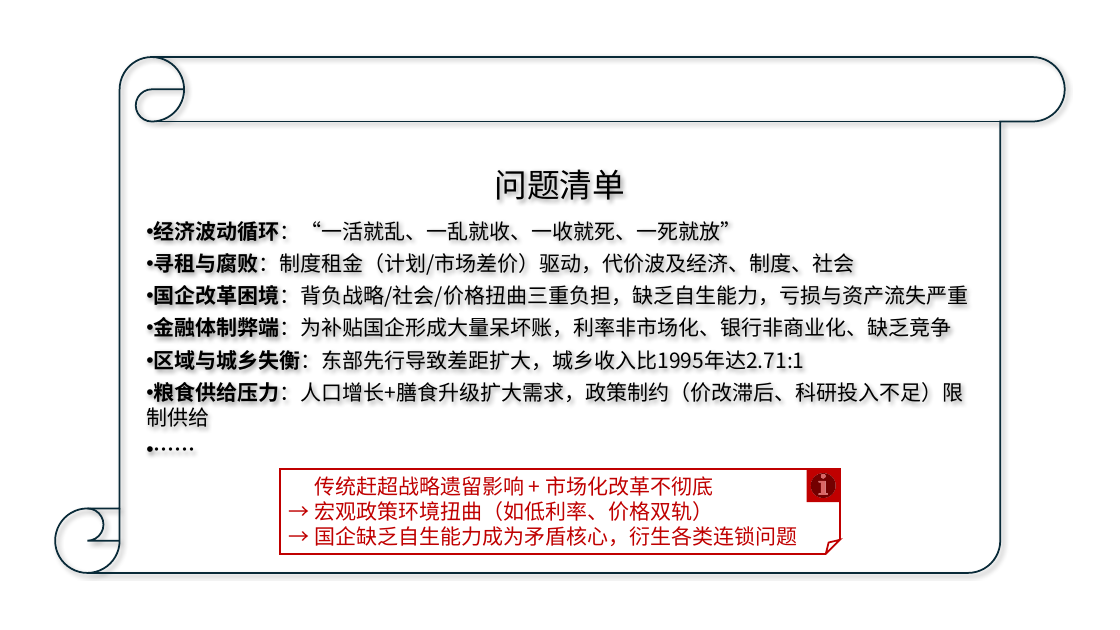
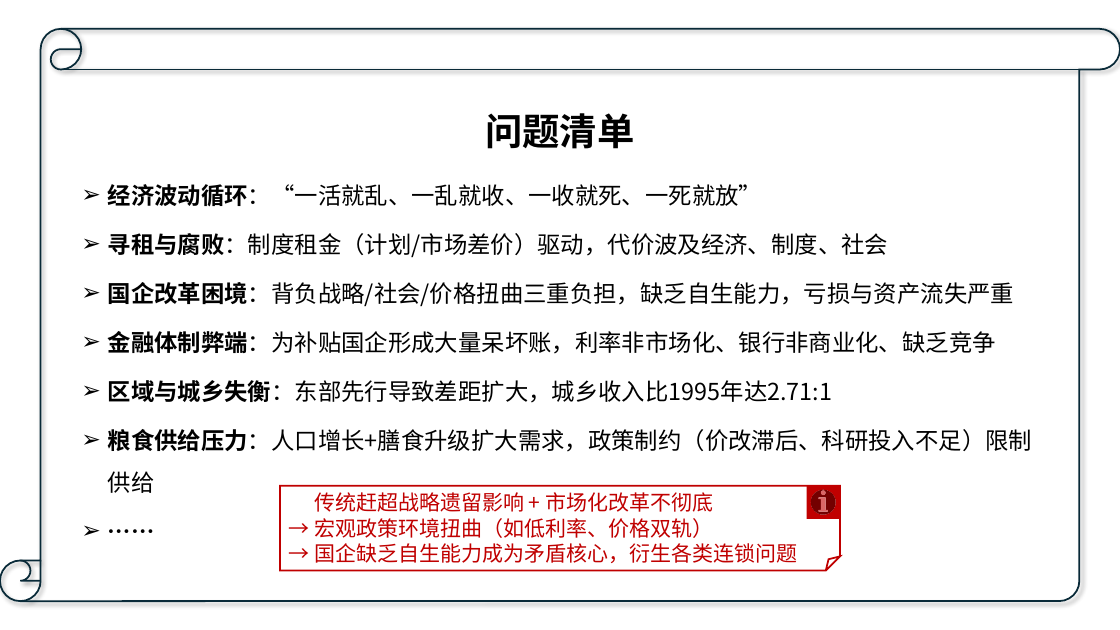
Before and after one commit to What410802/Maogai_final, a slide deck: slide 1 of Maogai_final.d/PowerPoint/问题清单.pptx. Drawn at 1120x630 pixels with LibreOffice and Linux fonts; fonts in the diff are those of the drawing. Boxes give left, top, right and bottom in pixels: in the first picture for what was removed or moved away, otherwise in the second. Text is boxed around its words. In the diff, an @@ line names an element or a change of style, - is before the commit and + after.

```diff
--- a/Maogai_final.d/PowerPoint/问题清单.pptx
+++ b/Maogai_final.d/PowerPoint/问题清单.pptx
@@ vertical scroll: place and size @@
-vertical scroll at [55,57,1065,573]
+vertical scroll at [0,29,1120,601]
@@ vertical scroll at [0,29,1120,601]: proportions changed @@
@@ text "问题清单": place and size @@
-text "问题清单" at [146,169,968,427]
+text "问题清单" at [108,113,1033,493]
@@ text "问题清单" at [108,113,1033,493]: size 28 to 32 pt, bold on in "问题清单"; size 18 to 20 pt; line spacing 1 to 1.5; bullet • to ➢ @@
@@ 1 text, 1 folded corner, 1 action button information: place and size @@
-1 text, 1 folded corner, 1 action button information at [280,469,840,554]
+1 text, 1 folded corner, 1 action button information at [280,486,840,571]
```
Also in this commit, not shown: 11 other files.
